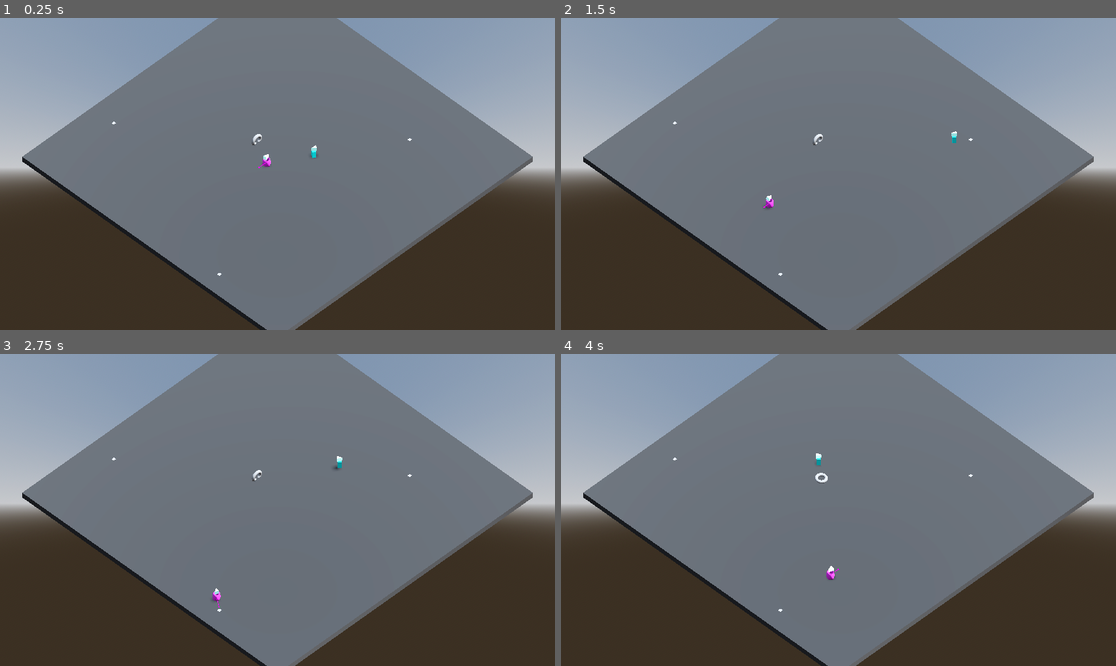
Above: before the commit, frames 1-4 (two rows, left to right).
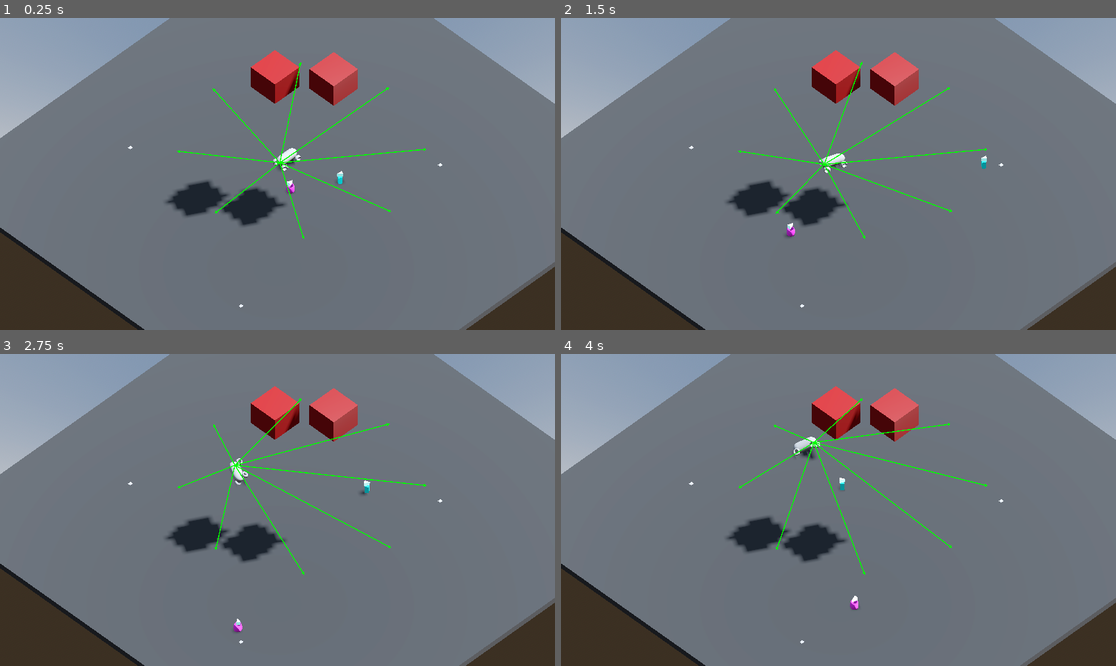
Above: after the commit, the same moments.

Repository: gparlakov/context_based_steering_test
Game: Godot game, scene res://navmesh_chhunks_demo_3d.tscn
Two runs of this game, one before a commit and one after it. Both use one fixed random seed, a clock stepped at 60 frames per second and the inputs below.
Inputs (mouse positions are in pixels of both pictures, inside the frame that each line leads up to):
- Up to frame 1 (0.25 s): no input
- Up to frame 2 (1.5 s): move the mouse to (960, 158) at 0.52 s; click (960, 158) at 0.67 s; move the mouse to (727, 189) at 1.27 s; click (727, 189) at 1.42 s
- Up to frame 3 (2.75 s): move the mouse to (333, 441) at 2.02 s; click (333, 441) at 2.17 s
- Up to frame 4 (4 s): move the mouse to (810, 572) at 2.77 s; click (810, 572) at 2.92 s; move the mouse to (1005, 556) at 3.52 s; click (1005, 556) at 3.67 s

The runs differ from the first frame. In frame 1, 38% of the frame differs, in the area x 0-100%, y 0-100%; in frame 2, 38%; in frame 3, 38%; in frame 4, 38%.

Commit message:
Draws and moves!

Diff:
--- a/debug_draw_3d.gd
+++ b/debug_draw_3d.gd
@@ -24,12 +24,12 @@
 
 class Vector:
 	var object: Variant # The node to follow
-	var property: StringName  # The property to draw
+	var property: Callable  # The property to draw
 	var scale:= 1.0  # Scale factor
 	var width:= 1.0  # Line width
 	var color: Color  # Draw color
 
-	func _init(_object: Variant, _property: String, _scale = 1.0, _width = 1.0, _color = Color(0, 1, 0)):
+	func _init(_object: Variant, _property: Callable, _scale = 1.0, _width = 1.0, _color = Color(0, 1, 0)):
 		object = _object
 		property = _property
 		scale = _scale
@@ -37,11 +37,10 @@
 		color = _color
 
 	func draw(debugCanvas: Control, camera: Camera3D):
-		if(object == null || object.global_transform == null):
+		if(object == null || object.global_transform == null || property == null):
 			return
-		var prop = object.get(property)
-		if(prop == null):
-			prop = object.get_meta(property)
+		var prop = property.call()
+
 		if(prop != null):
 			var start = camera.unproject_position(object.global_transform.origin)
 			var end = camera.unproject_position(prop * scale)
--- /dev/null
+++ b/mono.gd
@@ -0,0 +1,87 @@
+extends VehicleBody3D
+
+@export var max_speed := 350
+@export var steer_force := 0.1
+@export var look_ahead := 100
+@export var num_rays := 8
+
+# context array
+var ray_directions = []
+var interest = []
+var danger = []
+
+var chosen_dir = Vector2.ZERO
+var velocity = Vector2.ZERO
+var acceleration = Vector2.ZERO
+
+const DebugOverlay = preload("res://debug_overlay.gd")
+
+
+# Called when the node enters the scene tree for the first time.
+func _ready() -> void:
+	interest.resize(num_rays)
+	danger.resize(num_rays)
+	ray_directions.resize(num_rays)
+	var debug = get_parent().get_node("DebugOverlay") as DebugOverlay
+	print(transform.basis)
+	for i in num_rays:
+		var angle = i * 2 * PI / num_rays
+		ray_directions[i] = transform.origin.rotated(Vector3.UP, angle)
+		var r = ray_directions[i]
+		debug.draw.add_vector(self, func(): return r, 4, 2)
+
+
+# # Called every frame. 'delta' is the elapsed time since the previous frame.
+# func _process(delta: float) -> void:
+# 	pass
+
+func _physics_process(_delta: float) -> void:
+	engine_force = 250.5
+	steer_force = 2
+	steering = -0.5
+	# set_interest()
+	# set_danger()
+	# choose_direction()
+	# var desired_velocity = chosen_dir.rotated(rotation) * max_speed
+	# velocity = velocity.linear_interpolate(desired_velocity, steer_force)
+	# rotation = velocity.angle()
+	# move_and_collide(velocity * delta)
+
+
+
+func set_interest():
+	# Set interest in each slot based on world direction
+	if owner and owner.has_method("get_path_direction"):
+		var path_direction = owner.get_path_direction(position)
+		for i in num_rays:
+			var d = ray_directions[i].dot(path_direction)
+			interest[i] = max(0, d)
+	# If no world path, use default interest
+	else:
+		set_default_interest()
+
+func set_default_interest():
+	# Default to moving forward
+	for i in num_rays:
+		var d = ray_directions[i].dot(transform.basis.x)
+		interest[i] = max(0, d)
+
+# func set_danger():
+# 	# Cast rays to find danger directions
+# 	var space_state = get_world_2d().direct_space_state
+# 	for i in num_rays:
+# 		var result = space_state.intersect_ray(position,
+# 				position + ray_directions[i].rotated(rotation) * look_ahead,
+# 				[self])
+# 		danger[i] = 1.0 if result else 0.0
+
+# func choose_direction():
+# 	# Eliminate interest in slots with danger
+# 	for i in num_rays:
+# 		if danger[i] > 0.0:
+# 			interest[i] = 0.0
+# 	# Choose direction based on remaining interest
+# 	chosen_dir = Vector2.ZERO
+# 	for i in num_rays:
+# 		chosen_dir += ray_directions[i] * interest[i]
+# 	chosen_dir = chosen_dir.normalized()
--- a/navmesh_chhunks_demo_3d.gd
+++ b/navmesh_chhunks_demo_3d.gd
@@ -21,22 +21,6 @@
 @onready var monoNavAgent := $Mono/NavigationAgent3D as NavigationAgent3D
 @onready var monoCurrentCheckpoint: Area3D = $ParseRootNode/Checkpoint_1
 
-@export var max_speed := 350
-@export var steer_force := 0.1
-@export var look_ahead := 100
-@export var num_rays := 8
-
-# context array
-var ray_directions = []
-var interest = []
-var danger = []
-
-var chosen_dir = Vector2.ZERO
-var velocity = Vector2.ZERO
-var acceleration = Vector2.ZERO
-
-
-
 var path_start_position: Vector3
 
 func _ready() -> void:
@@ -60,15 +44,9 @@
 
 	create_region_chunks(%ChunksContainer, source_geometry, chunk_size * cell_size, agent_radius)
 
-	interest.resize(num_rays)
-	danger.resize(num_rays)
-	ray_directions.resize(num_rays)
-	for i in num_rays:
-		var angle = i * 2 * PI / num_rays
-		ray_directions[i] = Vector2.RIGHT.rotated(angle)
-
-	player.set_meta("next_position", Vector3.ZERO)
-	$DebugOverlay.draw.add_vector(player, "next_position", 1, 1, Color(1,0,1))
+	# player.set_meta("next_position", Vector3.ZERO)
+	# $DebugOverlay.draw.add_vector(player, "next_position", 1, 1, Color(1,0,1))
+	# $DebugOverlay.draw.add_vector(player, "next_position", 1, 1, Color(1,0,1))
 
 static func create_region_chunks(chunks_root_node: Node, p_source_geometry: NavigationMeshSourceGeometryData3D, p_chunk_size: float, p_agent_radius: float) -> void:
 	# We need to know how many chunks are required for the input geometry.
@@ -221,52 +199,7 @@
 	# offset.y = 0
 	# if not offset.is_zero_approx():
 	# 	mono.look_at(mono.global_position + offset, Vector3.UP)
-# 	set_interest()
-# 	set_danger()
-# 	choose_direction()
-# 	var desired_velocity = chosen_dir.rotated(rotation) * max_speed
-# 	velocity = velocity.linear_interpolate(desired_velocity, steer_force)
-# 	rotation = velocity.angle()
-# 	move_and_collide(velocity * delta)
-
-
-
-# func set_interest():
-# 	# Set interest in each slot based on world direction
-# 	if owner and owner.has_method("get_path_direction"):
-# 		var path_direction = owner.get_path_direction(position)
-# 		for i in num_rays:
-# 			var d = ray_directions[i].rotated(rotation).dot(path_direction)
-# 			interest[i] = max(0, d)
-# 	# If no world path, use default interest
-# 	else:
-# 		set_default_interest()
-
-# func set_default_interest():
-# 	# Default to moving forward
-# 	for i in num_rays:
-# 		var d = ray_directions[i].rotated(rotation).dot(transform.x)
-# 		interest[i] = max(0, d)
-
-# func set_danger():
-# 	# Cast rays to find danger directions
-# 	var space_state = get_world_2d().direct_space_state
-# 	for i in num_rays:
-# 		var result = space_state.intersect_ray(position,
-# 				position + ray_directions[i].rotated(rotation) * look_ahead,
-# 				[self])
-# 		danger[i] = 1.0 if result else 0.0
-
-# func choose_direction():
-# 	# Eliminate interest in slots with danger
-# 	for i in num_rays:
-# 		if danger[i] > 0.0:
-# 			interest[i] = 0.0
-# 	# Choose direction based on remaining interest
-# 	chosen_dir = Vector2.ZERO
-# 	for i in num_rays:
-# 		chosen_dir += ray_directions[i] * interest[i]
-# 	chosen_dir = chosen_dir.normalized()
+
 
 func _player_process(delta: float, p: Node3D, navAgent: NavigationAgent3D) -> void:
 	if navAgent.is_navigation_finished():
@@ -277,7 +210,7 @@
 		return
 
 	var next_position := navAgent.get_next_path_position()
-	p.set_meta("next_position", next_position)
+	# p.set_meta("next_position", next_position)
 	var offset := next_position - p.global_position
 	p.global_position = p.global_position.move_toward(next_position, delta * character_speed)
 	# Make the robot look at the direction we're traveling.
--- a/navmesh_chhunks_demo_3d.tscn
+++ b/navmesh_chhunks_demo_3d.tscn
@@ -1,7 +1,8 @@
-[gd_scene load_steps=24 format=3 uid="uid://cir4dtbp7i1ky"]
+[gd_scene load_steps=27 format=3 uid="uid://cir4dtbp7i1ky"]
 
 [ext_resource type="Script" path="res://navmesh_chhunks_demo_3d.gd" id="1_027f2"]
 [ext_resource type="Script" path="res://debug_overlay.gd" id="2_1tqsb"]
+[ext_resource type="Script" path="res://mono.gd" id="2_4bs5m"]
 [ext_resource type="Script" path="res://debug_draw_3d.gd" id="3_4627k"]
 
 [sub_resource type="ProceduralSkyMaterial" id="ProceduralSkyMaterial_p73ky"]
@@ -21,10 +22,10 @@
 albedo_color = Color(0.2, 0.2, 0.2, 1)
 
 [sub_resource type="BoxMesh" id="BoxMesh_yn2x6"]
-size = Vector3(55, 1, 55)
+size = Vector3(75, 1, 75)
 
 [sub_resource type="ConvexPolygonShape3D" id="ConvexPolygonShape3D_7rw3x"]
-points = PackedVector3Array(-7.5, -0.5, -7.5, -7.5, 0.5, -7.5, 7.5, -0.5, -7.5, -7.5, -0.5, 7.5, -7.5, 0.5, 7.5, 7.5, 0.5, -7.5, 7.5, -0.5, 7.5, 7.5, 0.5, 7.5)
+points = PackedVector3Array(-75, -0.5, -75, -75, 0.5, -75, 75, -0.5, -75, -75, -0.5, 75, -75, 0.5, 75, 75, 0.5, -75, 75, -0.5, 75, 75, 0.5, 75)
 
 [sub_resource type="StandardMaterial3D" id="StandardMaterial3D_3kxje"]
 albedo_color = Color(0.5, 0, 0, 1)
@@ -65,20 +66,36 @@
 [sub_resource type="BoxMesh" id="BoxMesh_cep20"]
 material = SubResource("StandardMaterial3D_pdfgr")
 
+[sub_resource type="PhysicsMaterial" id="PhysicsMaterial_p577t"]
+friction = 0.5
+
 [sub_resource type="TorusMesh" id="TorusMesh_y37mu"]
 
-[sub_resource type="CapsuleShape3D" id="CapsuleShape3D_qr3ec"]
-height = 1.56431
+[sub_resource type="CapsuleShape3D" id="CapsuleShape3D_awg2w"]
+radius = 0.905719
+height = 3.78636
+
+[sub_resource type="CapsuleMesh" id="CapsuleMesh_3bipe"]
 
 [node name="NavMeshChunksDemo3D" type="Node3D"]
 script = ExtResource("1_027f2")
 
+[node name="DebugOverlay" type="CanvasLayer" parent="."]
+script = ExtResource("2_1tqsb")
+
+[node name="DebugDraw3D" type="Control" parent="DebugOverlay"]
+layout_mode = 3
+anchors_preset = 0
+offset_right = 40.0
+offset_bottom = 40.0
+script = ExtResource("3_4627k")
+
 [node name="Camera3D" type="Camera3D" parent="."]
-transform = Transform3D(0.707107, -0.5, 0.5, 0, 0.707107, 0.707107, -0.707107, -0.5, 0.5, 15, 18, 15)
+transform = Transform3D(0.707107, -0.5, 0.5, 0, 0.707107, 0.707107, -0.707107, -0.5, 0.5, 10, 20, 15)
 projection = 1
 current = true
 fov = 40.0
-size = 47.5
+size = 45.359
 
 [node name="DirectionalLight3D" type="DirectionalLight3D" parent="."]
 transform = Transform3D(-0.866024, -0.433016, 0.250001, 0, 0.499998, 0.866026, -0.500003, 0.749999, -0.43301, 0, 0, 0)
@@ -97,12 +114,10 @@
 [node name="StaticBody3D" type="StaticBody3D" parent="ParseRootNode/Ground"]
 
 [node name="CollisionShape3D" type="CollisionShape3D" parent="ParseRootNode/Ground/StaticBody3D"]
-transform = Transform3D(3.64537, 0, 0, 0, 1, 0, 0, 0, 3.66086, 0, 0, 0)
 shape = SubResource("ConvexPolygonShape3D_7rw3x")
 
 [node name="CenterBlock" type="MeshInstance3D" parent="ParseRootNode"]
 transform = Transform3D(1, 0, 0, 0, 1, 0, 0, 0, 1, -2.61266, 22.4802, 2.90729)
-visible = false
 material_override = SubResource("StandardMaterial3D_3kxje")
 mesh = SubResource("BoxMesh_hdqb8")
 
@@ -119,7 +134,6 @@
 
 [node name="CenterBlock2" type="MeshInstance3D" parent="ParseRootNode"]
 transform = Transform3D(1, 0, 0, 0, 1, 0, 0, 0, 1, 4.45585, 23.5361, -2.11102)
-visible = false
 material_override = SubResource("StandardMaterial3D_3kxje")
 mesh = SubResource("BoxMesh_hdqb8")
 
@@ -278,29 +292,49 @@
 [node name="NavigationAgent3D" type="NavigationAgent3D" parent="Obj2"]
 
 [node name="Mono" type="VehicleBody3D" parent="."]
-transform = Transform3D(1, 0, 0, 0, 1, 0, 0, 0, 1, -4.46171, 0, 0)
+transform = Transform3D(1, 0, 0, 0, 1, 0, 0, 0, 1, -4.46171, 1.79371, 0.0513568)
+mass = 50.0
+physics_material_override = SubResource("PhysicsMaterial_p577t")
+script = ExtResource("2_4bs5m")
 
 [node name="VehicleWheel3D" type="VehicleWheel3D" parent="Mono"]
-transform = Transform3D(1, 0, 0, 0, 1, 0, 0, 0, 1, 0, 1.00265, 0)
+transform = Transform3D(1, 0, 0, 0, 2.02589, 0, 0, 0, 2.02589, -0.769812, -0.180071, 0)
+use_as_steering = true
+
+[node name="MeshInstance3D" type="MeshInstance3D" parent="Mono/VehicleWheel3D"]
+transform = Transform3D(-2.2116e-08, -1, 0, 0.505954, -4.37114e-08, 0, 0, 0, 0.505954, 0, 0, 0)
+mesh = SubResource("TorusMesh_y37mu")
+
+[node name="VehicleWheel3D2" type="VehicleWheel3D" parent="Mono"]
+transform = Transform3D(1, 0, 0, 0, 2.02589, 0, 0, 0, 2.02589, 0.963138, -0.180071, 0)
+use_as_steering = true
+
+[node name="MeshInstance3D" type="MeshInstance3D" parent="Mono/VehicleWheel3D2"]
+transform = Transform3D(-2.2116e-08, -1, 0, 0.505954, -4.37114e-08, 0, 0, 0, 0.505954, 0, 0, 0)
+mesh = SubResource("TorusMesh_y37mu")
+
+[node name="VehicleWheel3D3" type="VehicleWheel3D" parent="Mono"]
+transform = Transform3D(1, 0, 0, 0, 2.02589, 0, 0, 0, 2.02589, -0.769812, -0.180071, -2.71354)
 use_as_traction = true
-use_as_steering = true
-
-[node name="MeshInstance3D" type="MeshInstance3D" parent="Mono/VehicleWheel3D"]
-transform = Transform3D(-4.37114e-08, -1, 0, 1, -4.37114e-08, 0, 0, 0, 1, 0, 0, 0)
+
+[node name="MeshInstance3D" type="MeshInstance3D" parent="Mono/VehicleWheel3D3"]
+transform = Transform3D(-2.2116e-08, -1, 0, 0.505954, -4.37114e-08, 0, 0, 0, 0.505954, 0, 0, 0)
 mesh = SubResource("TorusMesh_y37mu")
 
+[node name="VehicleWheel3D4" type="VehicleWheel3D" parent="Mono"]
+transform = Transform3D(1, 0, 0, 0, 2.02589, 0, 0, 0, 2.02589, 0.963138, -0.180071, -2.71354)
+use_as_traction = true
+
+[node name="MeshInstance3D" type="MeshInstance3D" parent="Mono/VehicleWheel3D4"]
+transform = Transform3D(-2.2116e-08, -1, 0, 0.505954, -4.37114e-08, 0, 0, 0, 0.505954, 0, 0, 0)
+mesh = SubResource("TorusMesh_y37mu")
+
+[node name="NavigationAgent3D" type="NavigationAgent3D" parent="Mono"]
+
 [node name="CollisionShape3D" type="CollisionShape3D" parent="Mono"]
-transform = Transform3D(1, 0, 0, 0, 1, 0, 0, 0, 1.74849, 0, 1.19225, 0)
-shape = SubResource("CapsuleShape3D_qr3ec")
-
-[node name="NavigationAgent3D" type="NavigationAgent3D" parent="Mono"]
-
-[node name="DebugOverlay" type="CanvasLayer" parent="."]
-script = ExtResource("2_1tqsb")
-
-[node name="DebugDraw3D" type="Control" parent="DebugOverlay"]
-layout_mode = 3
-anchors_preset = 0
-offset_right = 40.0
-offset_bottom = 40.0
-script = ExtResource("3_4627k")
+transform = Transform3D(1, 0, 0, 0, -4.37114e-08, -1, 0, 1, -4.37114e-08, 0, 0.184189, -1.40128)
+shape = SubResource("CapsuleShape3D_awg2w")
+
+[node name="MeshInstance3D" type="MeshInstance3D" parent="Mono/CollisionShape3D"]
+transform = Transform3D(1.46743, 0, 0, 0, 1.86017, -7.10543e-15, 0, 0, 1.63429, 0, 0, 0)
+mesh = SubResource("CapsuleMesh_3bipe")
